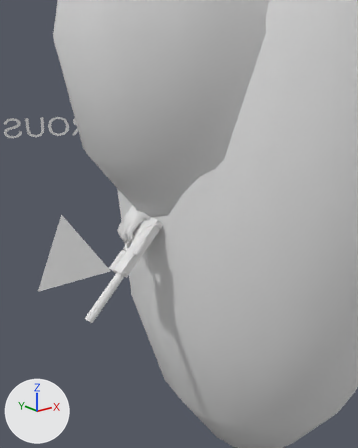
An edit to the COLLADA model objects3d/operative_investigator.DAE, drawn before and after from the same camera.
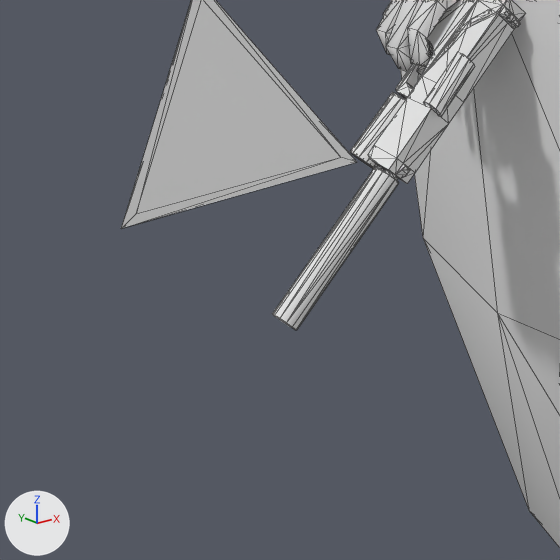
Old and new are each drawn from a 50 mm lens placed at (-19.91, -17.53, 21.39), pointed at (-7.83, -2.43, 15.34) and again close up on the part from 0% to 49% of the width and 49% to 88% of the height. Lighting does not change. The marker at lower left points along +X, +Y and +Z. The close-ups show mesh edges as thin lines. Where no turn or scale is listed for an object, it has been applied to the vertices.

In view in the first close-up: 'Hand1', 'Icon', 'Pistol', 'Shell1', 'WarnCone2'.
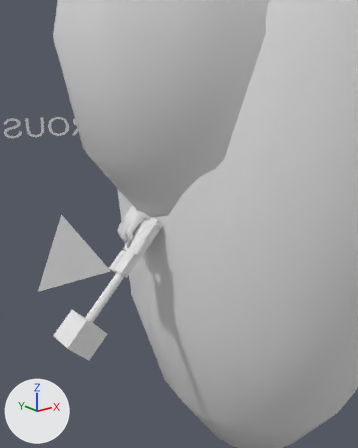
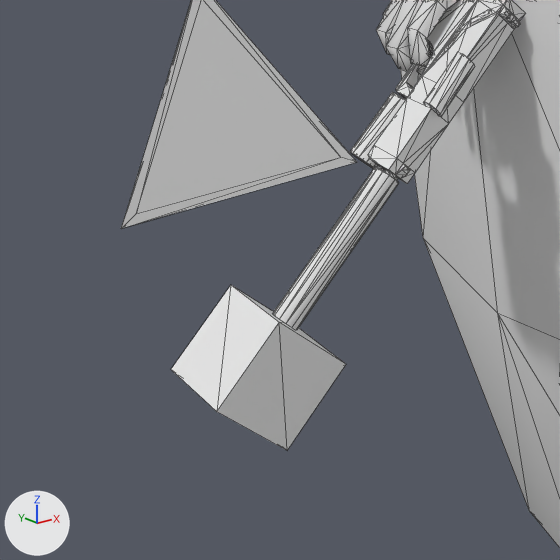
Patch to the scene script:
```diff
--- a/objects3d/operative_investigator.DAE.py
+++ b/objects3d/operative_investigator.DAE.py
@@ me_muzzleflashpistolmesh @@
+me_muzzleflashpistolmesh.from_pydata([(0.0, 0.0, -0.9), (0.9, 0.0, 0.0), (-0.9, 0.0, 0.0), (0.0, 0.0, 0.9), (0.0, -1.27, -0.9), (0.9, -1.27, 0.0), (-0.9, -1.27, 0.0), (0.0, -1.27, 0.9)], [], [(1, 0, 3), (0, 2, 3), (7, 6, 4), (7, 4, 5), (5, 4, 0), (5, 0, 1), (7, 5, 1), (7, 1, 3), (6, 7, 3), (6, 3, 2), (4, 6, 2), (4, 2, 0)])
@@ ob_muzzleflashpistol @@
+ob_muzzleflashpistol = bpy.data.objects.new('MuzzleFlashPistol', me_muzzleflashpistolmesh)
+ob_muzzleflashpistol.location = (-11.81, -0.33, 11.03)
```

Pixel boxes (x1, y1, x2, y2) of what changed, in the close-ups (560 x 560 px):
'MuzzleFlashPistol', added: after (171, 285, 346, 450)
